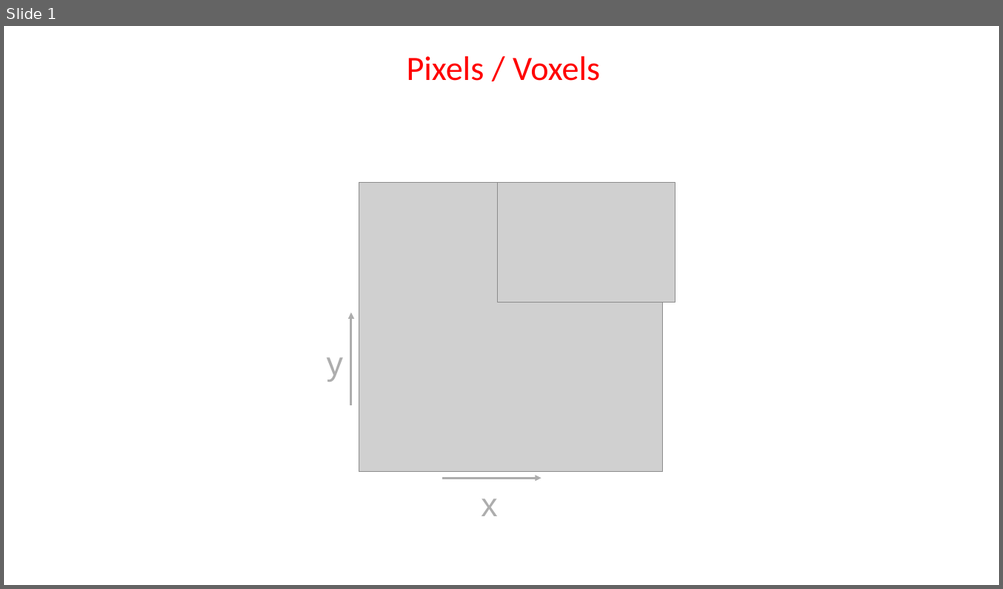
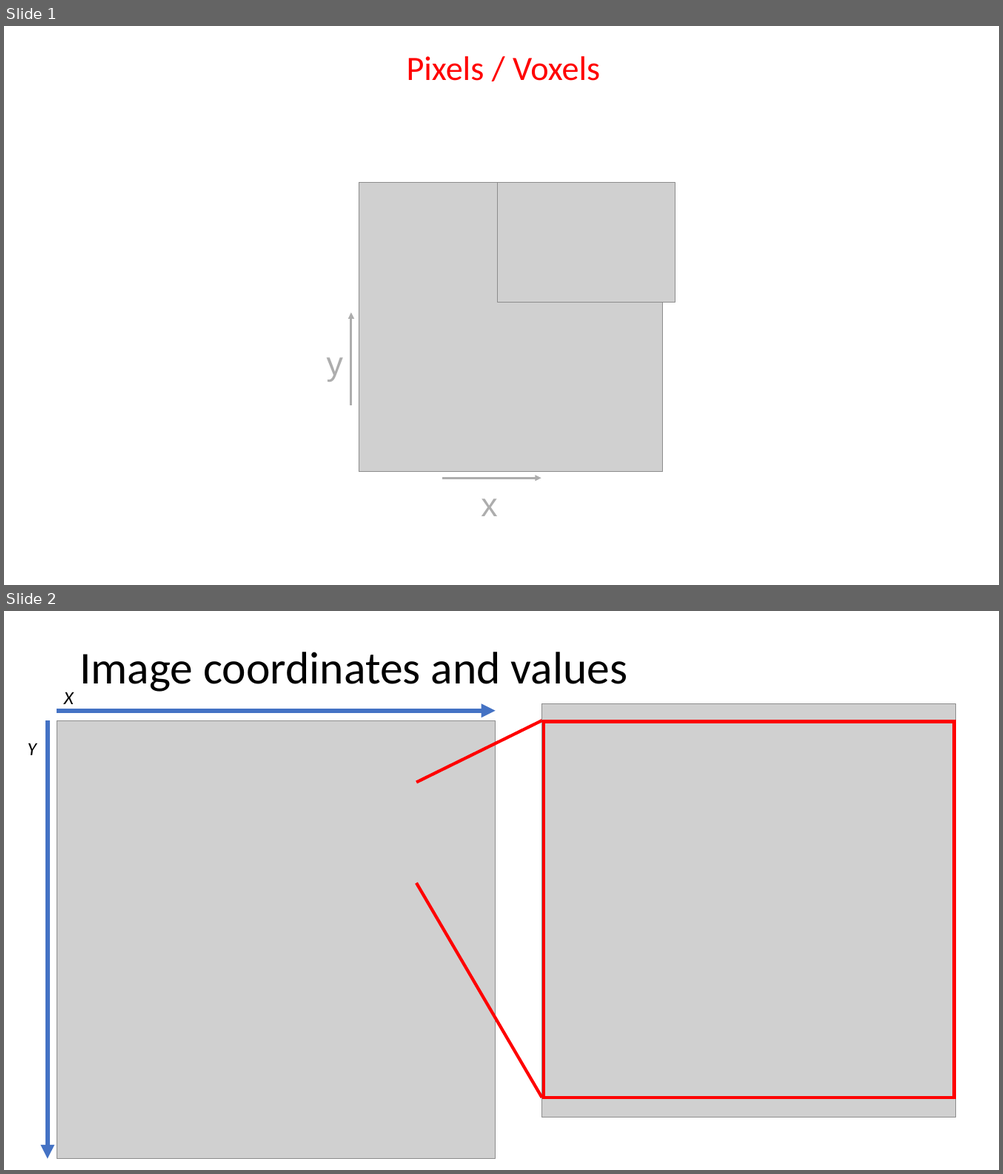
Before and after one commit to NEUBIAS/training-resources, a slide deck: figures/resources/pixels.pptx. Shown one above the other, each under a label of ours: slide 1 before the commit, slides 1 and 2 after it. The pictures are 1003x589 and 1003x1174 pixels, drawn with LibreOffice and Linux fonts; fonts in the diff are those of the drawing; grey boxes stand for pictures. Boxes give left, top, right and bottom in pixels: in the first picture for what was removed or moved away, otherwise in the second. Text is boxed around its words. In the diff, an @@ line names an element or a change of style, - is before the commit and + after.

```diff
--- a/figures/resources/pixels.pptx
+++ b/figures/resources/pixels.pptx
@@ slide 2 added at box(4, 611, 999, 1170), background #FFFFFF @@
@@ text added at box(79, 652, 628, 692), 44 pt, text #000000 @@
+Image coordinates and values
@@ line added from (417, 783) to (542, 721), #FF0000 3 pt @@
@@ picture added at box(542, 704, 956, 1119) @@
@@ rectangle added at box(543, 721, 954, 1097), outline #FF0000 3 pt @@
@@ group added at box(28, 692, 495, 1159): 2 arrows, 2 texts, 1 picture @@
+X
+Y
@@ line added from (417, 883) to (542, 1098), #FF0000 3 pt @@
```
Also in this commit, not shown: 7 other files.
